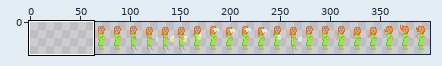
Two versions of one sprite sheet, src/assets/sprites/Gal-1.png. The first picture is a wide view before the edit; the outline marks the close-up.
Close-up. Old version:
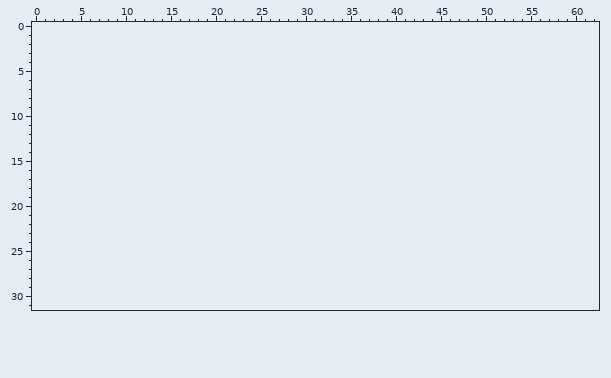
The file is 336x32 pixels. Shown: x 0..62, y 0..31. The old version is drawn lined up with the new one, on the new canvas.
The result:
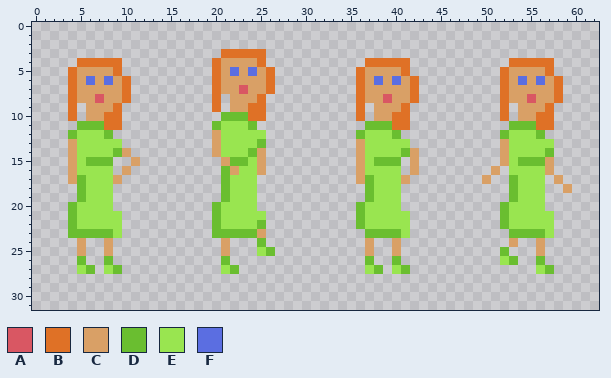
Palette (. is transparent): A #d95763  B #df7126  C #d9a066  D #6abe30  E #99e550  F #5b6ee1
The edit:
canvas 336x32 -> 400x32, the old top-left corner now at 64,0
@@ x 0..62 @@
  2 ...............................................................
- 3 ...............................................................
- 4 ...............................................................
- 5 ...............................................................
- 6 ...............................................................
- 7 ...............................................................
- 8 ...............................................................
- 9 ...............................................................
-10 ...............................................................
-11 ...............................................................
-12 ...............................................................
-13 ...............................................................
-14 ...............................................................
-15 ...............................................................
-16 ...............................................................
-17 ...............................................................
-18 ...............................................................
-19 ...............................................................
-20 ...............................................................
-21 ...............................................................
-22 ...............................................................
-23 ...............................................................
-24 ...............................................................
-25 ...............................................................
-26 ...............................................................
-27 ...............................................................
+ 3 .....................BBBBB.....................................
+ 4 .....BBBBB..........BCCCCB...........BBBBB...........BBBBB.....
+ 5 ....BCCCCB..........BCFCFCB.........BCCCCB..........BCCCCB.....
+ 6 ....BCFCFCB.........BCCCCCB.........BCFCFCB.........BCFCFCB....
+ 7 ....BCCCCCB.........BCCACCB.........BCCCCCB.........BCCCCCB....
+ 8 ....BCCACCB.........B.CCCB..........BCCACCB.........BCCACCB....
+ 9 ....B.CCCB..........B.CCBB..........B.CCCB..........B.CCCB.....
+10 ....B.CCBB...........DDDBB..........B.CCBB..........B.CCBB.....
+11 .....DDDBB..........DEEED............DDDBB...........DDDBB.....
+12 ....DEEED...........CEEEEE..........DEEED...........DEEED......
+13 ....CEEEEE..........CEEEED..........CEEEEE..........CEEEEE.....
+14 ....CEEEEDC.........CEEEDC..........CEEEEDC.........CEEEED.....
+15 ....CEDDD..C.........CDDEC..........CEDDD.C.........CEDDDC.....
+16 ....CEEEE.C..........DCEEC..........CEEEE.C........C.EEEEC.....
+17 ....CDEEEC...........DEEE...........CDEEEC........C..DEEE.C....
+18 .....DEEE............DEEE............DEEE............DEEE..C...
+19 .....DEEE............DEEE............DEEE............DEEE......
+20 ....DEEEE...........DEEEE...........DEEEE...........DEEEE......
+21 ....DEEEEE..........DEEEEE..........DEEEEE..........DEEEEE.....
+22 ....DEEEEE..........DEEEED..........DEEEEE..........DEEEEE.....
+23 ....DDDDDE..........DDDDDC...........DDDDE...........DDDDE.....
+24 .....C..C............C...D...........C..C............C..C......
+25 .....C..C............C...ED..........C..C...........D...C......
+26 .....D..D............D...............D..D...........ED..D......
+27 .....ED.ED...........ED..............ED.ED..............ED.....
 28 ...............................................................
